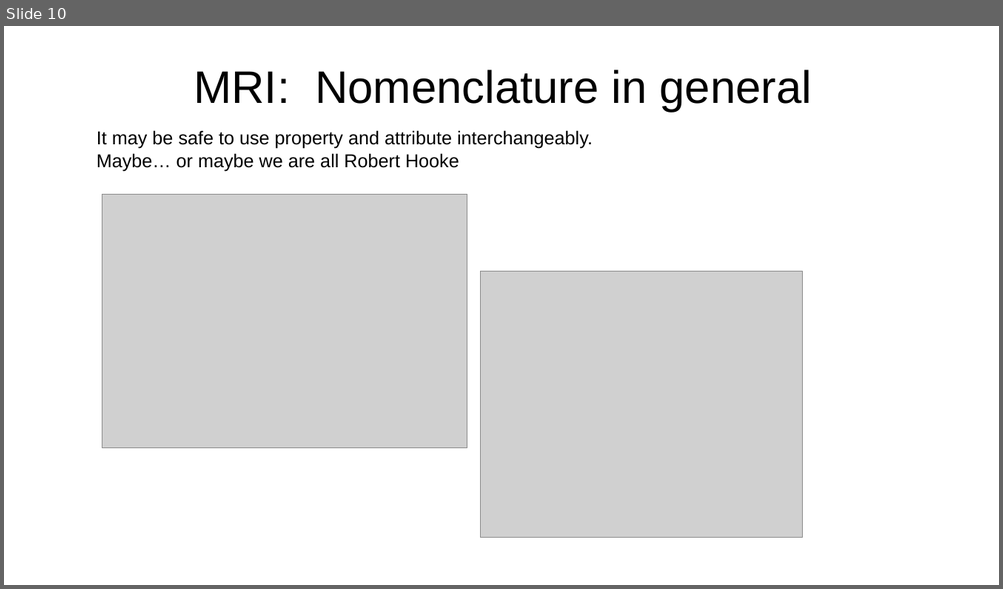
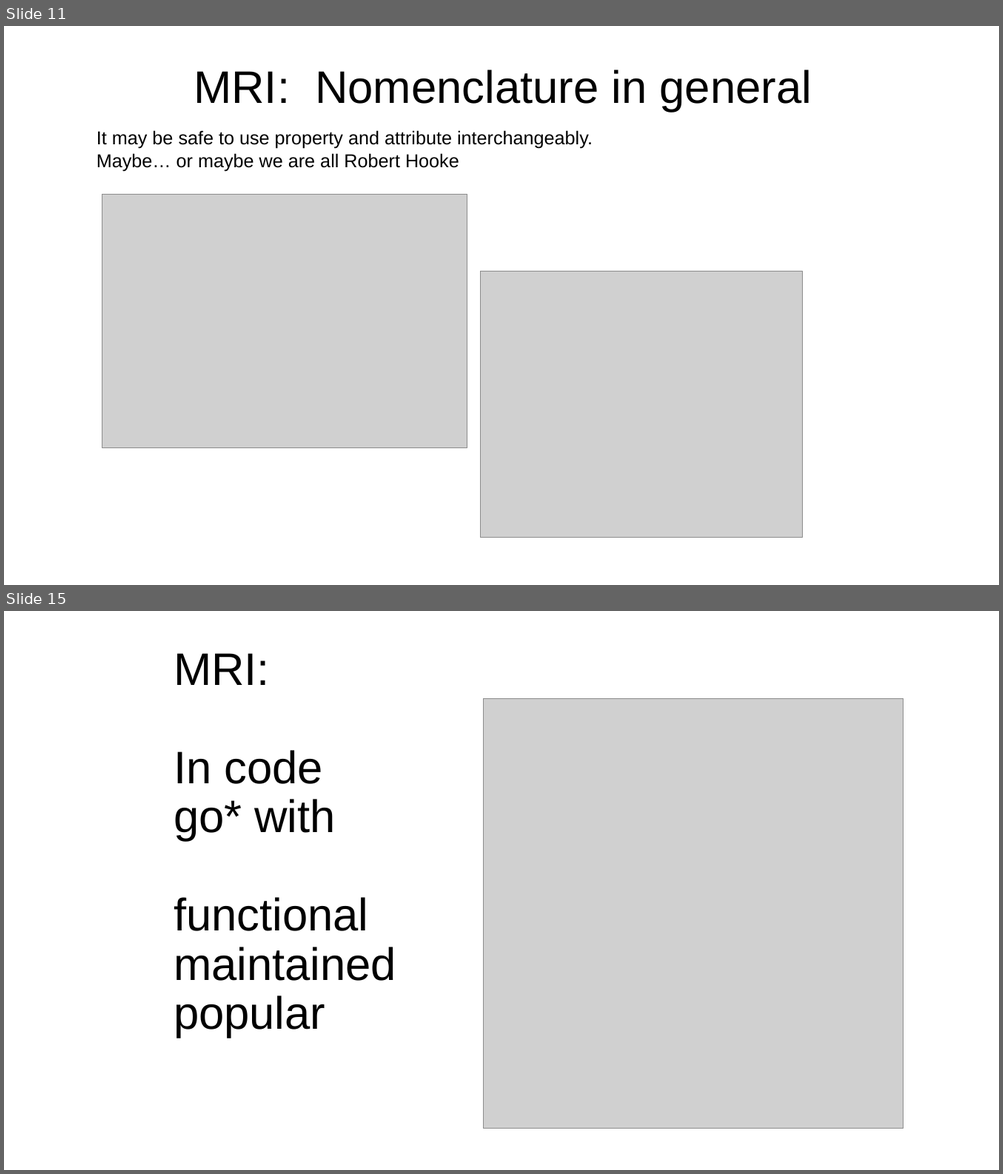
Before and after one commit to esciencecenter-digital-skills/medical-image-processing-materials, a slide deck: presentations/mri_lecture.pptx. Shown one above the other, each under a label of ours: slide 10 before the commit, slides 11 and 15 after it; the slides between them are not shown. The pictures are 1003x589 and 1003x1174 pixels, drawn with LibreOffice and Linux fonts; fonts in the diff are those of the drawing; grey boxes stand for pictures; background and template pictures are left out. Boxes give left, top, right and bottom in pixels: in the first picture for what was removed or moved away, otherwise in the second. Text is boxed around its words. In the diff, an @@ line names an element or a change of style, - is before the commit and + after.

```diff
--- a/presentations/mri_lecture.pptx
+++ b/presentations/mri_lecture.pptx
@@ slide 15 added at bbox=[4, 611, 999, 1170], background picture (left out) @@
@@ title added at bbox=[173, 653, 396, 1038], 44 pt, text #000000 @@
+MRI:
+In code
+go* with
+functional
+maintained
+popular
@@ picture added at bbox=[483, 698, 903, 1129] @@
@@ what was slide 10 is now slide 11 @@
```
Also in this commit, not shown: 1 slide changed, 6 other slides added, 12 other files.
